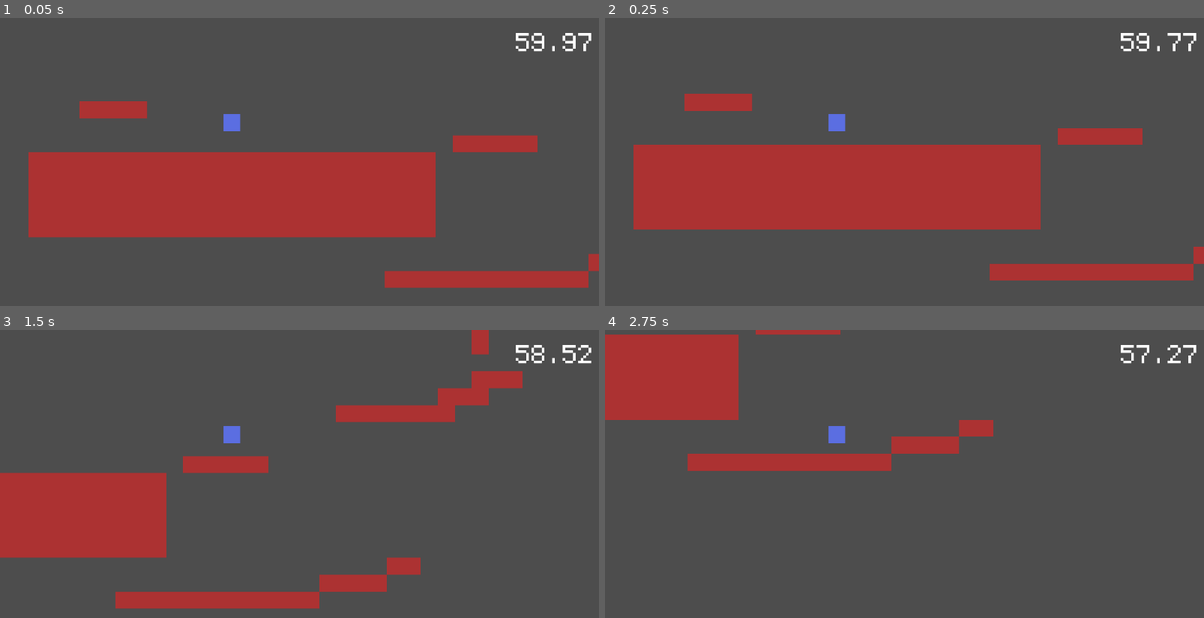
Above: before the commit, frames 1-4 (two rows, left to right).
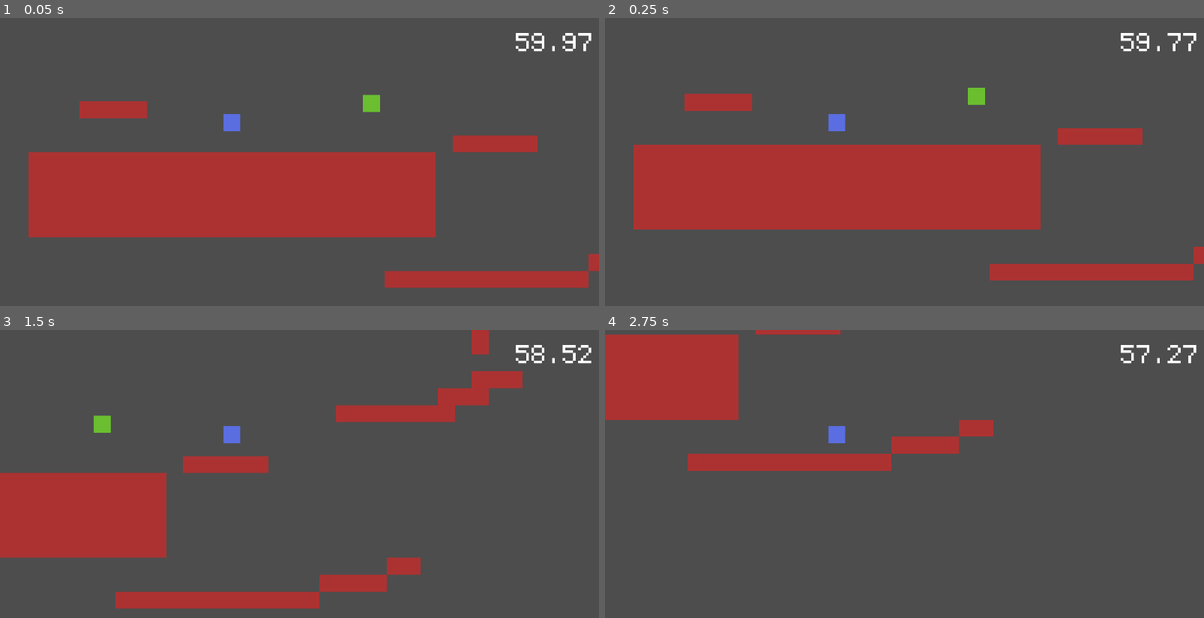
Above: after the commit, the same moments.

Repository: Wendellevinne/Godot-Wild-Jam-86
Game: Godot game, scene res://Scenes/main.tscn
Two runs of this game, one before a commit and one after it. Both use one fixed random seed, a clock stepped at 60 frames per second and the inputs below.
Inputs:
- Up to frame 1 (0.05 s): no input
- Up to frame 2 (0.25 s): no input
- Up to frame 3 (1.5 s): hold D (move_right) from 0.53 s (still down); tap Shift (air_dash) at 0.6, 1.35 s; tap W (jump) at 0.77 s
- Up to frame 4 (2.75 s): tap W (jump) at 1.52 s; release D (move_right) at 2.03 s; hold A (move_left) from 2.03 s (still down); tap Shift (air_dash) at 2.1 s

The runs differ from the first frame. In frame 1, 0.2% of the frame differs, in the area x 60-64%, y 26-33%; in frame 2, 0.2%; in frame 3, 0.2%; in frame 4, nothing differs.

Commit message:
Adding functionality to the goal scene

Diff:
--- a/Scenes/Levels/prototype_level.tscn
+++ b/Scenes/Levels/prototype_level.tscn
@@ -1,7 +1,7 @@
 [gd_scene load_steps=5 format=4 uid="uid://comv0pcgjg8wn"]
 
 [ext_resource type="Texture2D" uid="uid://ci13vo8deckeb" path="res://Assets/Floor.png" id="1_2rbav"]
-[ext_resource type="Script" uid="uid://b3e50mh15soeg" path="res://Scripts/Level/prototype_level.gd" id="2_yrhib"]
+[ext_resource type="Script" uid="uid://b3e50mh15soeg" path="res://Scripts/Level/map.gd" id="2_yrhib"]
 
 [sub_resource type="TileSetAtlasSource" id="TileSetAtlasSource_yrhib"]
 texture = ExtResource("1_2rbav")
--- a/Scenes/Misc/goal.tscn
+++ b/Scenes/Misc/goal.tscn
@@ -1,14 +1,19 @@
-[gd_scene load_steps=3 format=3 uid="uid://dcu57brcjivn1"]
+[gd_scene load_steps=4 format=3 uid="uid://dcu57brcjivn1"]
 
+[ext_resource type="Script" uid="uid://bxiljl2fy4yi1" path="res://Scripts/Interactable/goal.gd" id="1_x3y00"]
 [ext_resource type="Texture2D" uid="uid://c1s8gxx0e76gy" path="res://Assets/Goal.png" id="1_y24p6"]
 
 [sub_resource type="RectangleShape2D" id="RectangleShape2D_yrnh5"]
 size = Vector2(64, 64)
 
 [node name="Goal" type="Area2D"]
+collision_layer = 2
+script = ExtResource("1_x3y00")
 
 [node name="Sprite2D" type="Sprite2D" parent="."]
 texture = ExtResource("1_y24p6")
 
 [node name="CollisionShape2D" type="CollisionShape2D" parent="."]
 shape = SubResource("RectangleShape2D_yrnh5")
+
+[connection signal="body_entered" from="." to="." method="_on_body_entered"]
--- a/Scenes/main.tscn
+++ b/Scenes/main.tscn
@@ -1,7 +1,8 @@
-[gd_scene load_steps=4 format=4 uid="uid://b6oi6xfbpvh50"]
+[gd_scene load_steps=5 format=4 uid="uid://b6oi6xfbpvh50"]
 
 [ext_resource type="PackedScene" uid="uid://ddw0f1p31pmvy" path="res://Scenes/Player/player_controller.tscn" id="1_bo1nx"]
 [ext_resource type="PackedScene" uid="uid://comv0pcgjg8wn" path="res://Scenes/Levels/prototype_level.tscn" id="2_8gbba"]
+[ext_resource type="PackedScene" uid="uid://dcu57brcjivn1" path="res://Scenes/Misc/goal.tscn" id="4_jjvhh"]
 [ext_resource type="PackedScene" uid="uid://yrjmnxoanh4u" path="res://Scenes/UI/hud.tscn" id="6_21xkr"]
 
 [node name="main" type="Node2D"]
@@ -18,3 +19,6 @@
 tile_map_data = PackedByteArray("AAD7/wAAAAAAAAAAAAD8/wAAAAAAAAAAAAD9/wAAAAAAAAAAAAD+/wAAAAAAAAAAAAD//wAAAAAAAAAAAAAAAA …(2576 unchanged characters)…
 
 [node name="CanvasLayer" parent="." instance=ExtResource("6_21xkr")]
+
+[node name="Goal" parent="." instance=ExtResource("4_jjvhh")]
+position = Vector2(271, -184)
--- /dev/null
+++ b/Scripts/Interactable/goal.gd
@@ -0,0 +1,5 @@
+class_name Goal extends Area2D
+
+func _on_body_entered(body: Node2D) -> void:
+	if body.is_in_group("Player"):
+		print("Reached goal")
Not shown, added: Scripts/Interactable/goal.gd.uid
Renamed: Scripts/Level/prototype_level.gd -> Scripts/Level/map.gd
Renamed: Scripts/Level/prototype_level.gd.uid -> Scripts/Level/map.gd.uid
